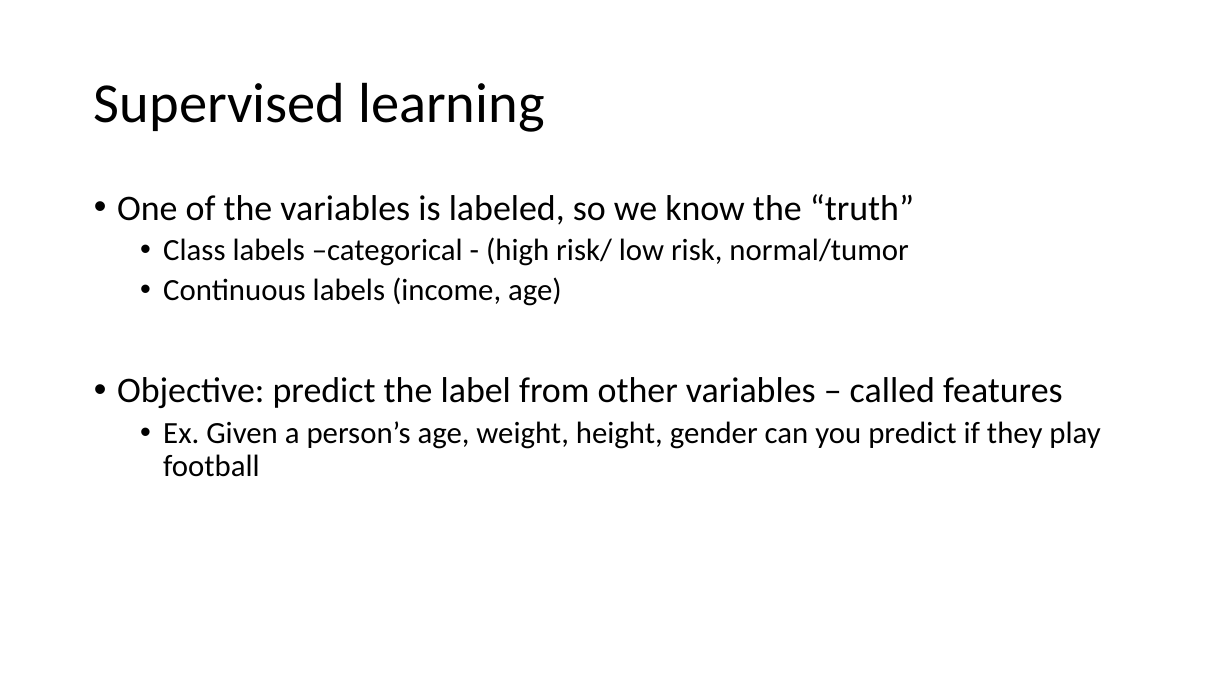
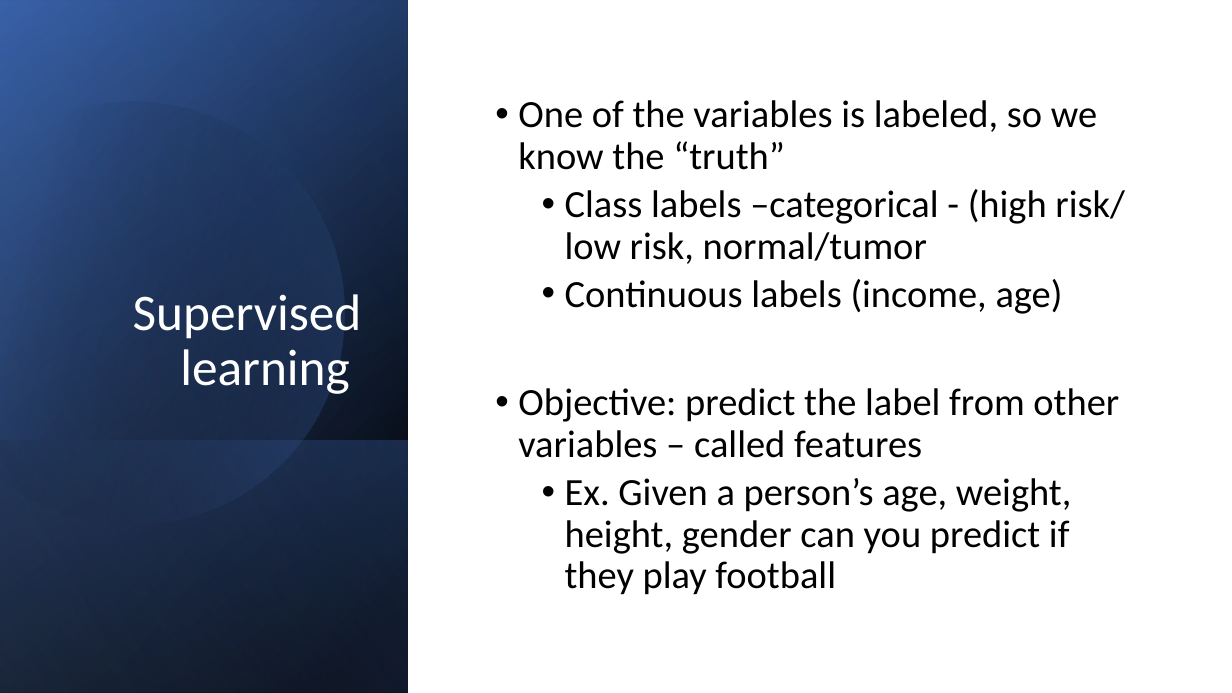
Before and after one commit to ggerlach1/BIOF085, a slide deck: slide 8 of workshop_documents/ML_slides.pptx. Drawn at 1232x693 pixels with LibreOffice and Linux fonts; fonts in the diff are those of the drawing. Boxes give left, top, right and bottom in pixels: in the first picture for what was removed or moved away, otherwise in the second. Text is boxed around its words. In the diff, an @@ line names an element or a change of style, - is before the commit and + after.

```diff
--- a/workshop_documents/ML_slides.pptx
+++ b/workshop_documents/ML_slides.pptx
@@ rectangle added at box(0, 0, 1232, 693), fill #FFFFFF @@
@@ rectangle added at box(0, 0, 409, 693), fill gradient #000000 to #2F5597 @@
@@ rectangle added at box(0, 1, 409, 693), fill gradient #000000 to #4472C4 @@
@@ rectangle added at box(0, 0, 409, 692), fill gradient #000000 to #8FAADC @@
@@ freeform shape added at box(0, 52, 395, 567), fill gradient #000000 to #4472C4 @@
@@ title "Supervised learning": place and size @@
-title "Supervised learning" at box(94, 82, 544, 132)
+title "Supervised learning" at box(133, 294, 362, 394)
@@ title "Supervised learning" at box(133, 294, 362, 394): size 44 to 40 pt, text colour #000000 to #FFFFFF; alignment left to right; vertical alignment middle to bottom @@
@@ text "One of the variables is ...": place and size @@
-text "One of the variables is ..." at box(117, 194, 1100, 477)
+text "One of the variables is ..." at box(518, 100, 1125, 595)
@@ text "One of the variables is ..." at box(518, 100, 1125, 595): size 28 to 30 pt in "One of the variables is labeled, so ...", "Objective: predict the label from other variables ..."; size 24 to 30 pt in "Class labels –categorical - (high risk/ low ...", "Continuous labels (income, age)", "Ex. Given a person’s age, weight, height, ..."; vertical alignment top to middle @@
@@ rectangle added at box(0, 440, 409, 693), fill gradient #4472C4 to #000000 @@
```
Also in this commit, not shown: 11 other slides changed, 42 other files.
